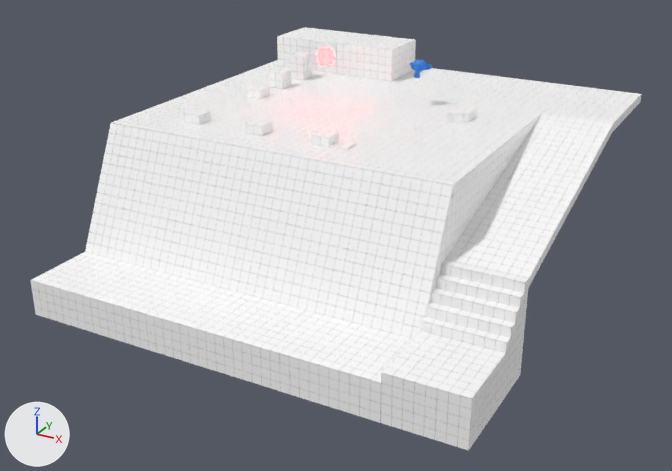
Two versions of the Blender file assets/scenes.blend, one commit apart.
Both versions are drawn from a camera (50 mm lens) standing at (48.7, -94.0, 29.5) and looking at (3.5, -11.9, -11.5). Lighting does not change. The marker at lower left points along +X, +Y and +Z.
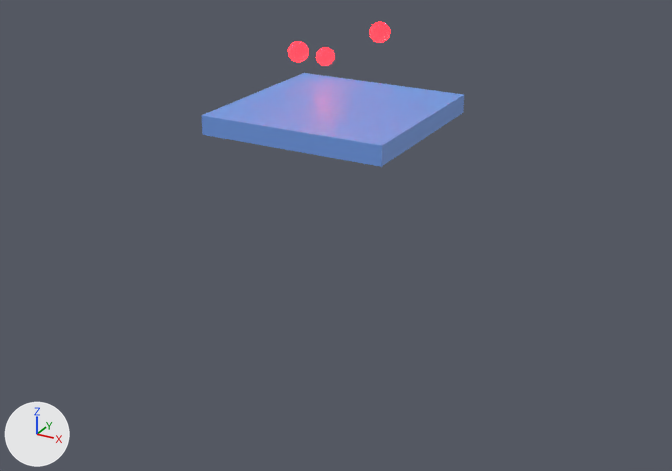
The newer file is also turned or shifted as a whole; pictures and numbers use the older file's frame.

Edits to the bpy script that builds the scene:
```text
Add mat_material_001:
    mat_material_001 = principled_material('Material.001')
    mat_material_001.base_color = (0.165, 0.329, 0.8)  # blue #719be7
Add me_cube_001:
    me_cube_001.from_pydata(...)  # a box spanning x -1.0..1.0, y -1.0..1.0, z -1.0..1.0
    me_cube_001.materials.append(mat_material_001)  # blue #719be7
Remove ob_floor:
    ob_floor = bpy.data.objects.new('Floor', me_floor)
    ob_floor.location = (0.0, 0.0, 0.0)
Remove ob_stairs:
    ob_stairs = bpy.data.objects.new('stairs', me_stairs)
    ob_stairs.location = (21.0, 0.0, 0.0)
Remove ob_cube_002:
    ob_cube_002 = bpy.data.objects.new('Cube.002', me_cube_003)
    ob_cube_002.location = (-12.0, 7.0, 1.0)
Remove ob_wall:
    ob_wall = bpy.data.objects.new('Wall', me_wall)
    ob_wall.location = (-9.0, 17.0, 1.0)
Remove ob_cube_003:
    ob_cube_003 = bpy.data.objects.new('Cube.003', me_cube_005)
    ob_cube_003.location = (-12.0, 2.0, 1.0)
Remove ob_cube_004:
    ob_cube_004 = bpy.data.objects.new('Cube.004', me_cube_006)
    ob_cube_004.location = (-12.0, -3.0, 1.0)
Remove ob_cube_005:
    ob_cube_005 = bpy.data.objects.new('Cube.005', me_cube_006)
    ob_cube_005.location = (-12.0, -15.0, 1.0)
Remove ob_cube_007:
    ob_cube_007 = bpy.data.objects.new('Cube.007', me_cube_004)
    ob_cube_007.location = (13.0, 0.0, 1.0)
Remove ob_cube_006:
    ob_cube_006 = bpy.data.objects.new('Cube.006', me_cube_006)
    ob_cube_006.location = (-4.0, -15.0, 1.0)
Remove ob_cube_008:
    ob_cube_008 = bpy.data.objects.new('Cube.008', me_cube_006)
    ob_cube_008.location = (4.0, -15.0, 1.0)
Remove ob_cube_009:
    ob_cube_009 = bpy.data.objects.new('Cube.009', me_cube_007)
    ob_cube_009.location = (6.0, -15.0, 1.0)
Remove ob_suzanne:
    ob_suzanne = bpy.data.objects.new('Suzanne', me_suzanne)
    ob_suzanne.location = (6.5, 2.2, 4.4)
Add ob_sphere_002:
    ob_sphere_002 = bpy.data.objects.new('Sphere.002', me_sphere_003.copy())  # the mesh of ob_sphere_003
    ob_sphere_002.location = (8.8, -12.8, 11.3)
Add ob_sphere_001:
    ob_sphere_001 = bpy.data.objects.new('Sphere.001', me_sphere_003.copy())  # the mesh of ob_sphere_003
    ob_sphere_001.location = (2.5, -17.5, 9.7)
Add ob_cube:
    ob_cube = bpy.data.objects.new('Cube', me_cube_001)
    ob_cube.location = (3.6, -11.7, 2.2)
    ob_cube.rotation_euler = (0.0, 0.0, 3.142)  # degrees (0, 0, 180)
    ob_cube.scale = (-10.0, -10.0, -1.0)
```

Where the change shows, as pixel boxes (x1, y1, x2, y2) in the pictures (672 x 471 px):
'Floor', deleted: before (31, 60, 575, 423)
'stairs', deleted: before (380, 86, 641, 451)
'Cube', added (blue): after (201, 73, 464, 167)
'Wall', deleted: before (277, 27, 416, 81)
'Cube.002', deleted: before (290, 52, 312, 80)
'Cube.003', deleted: before (269, 68, 291, 89)
'Cube.008', deleted: before (312, 130, 339, 147)
'Cube.007', deleted: before (448, 106, 475, 122)
'Cube.006', deleted: before (246, 119, 272, 136)
'Sphere.002', added: after (370, 22, 390, 43)
'Sphere.001', added: after (288, 41, 309, 62)
'Cube.005', deleted: before (184, 109, 211, 125)
'Cube.004', deleted: before (246, 85, 270, 99)
'Suzanne', deleted: before (410, 60, 432, 78)
'Cube.009', deleted: before (329, 140, 356, 150)
